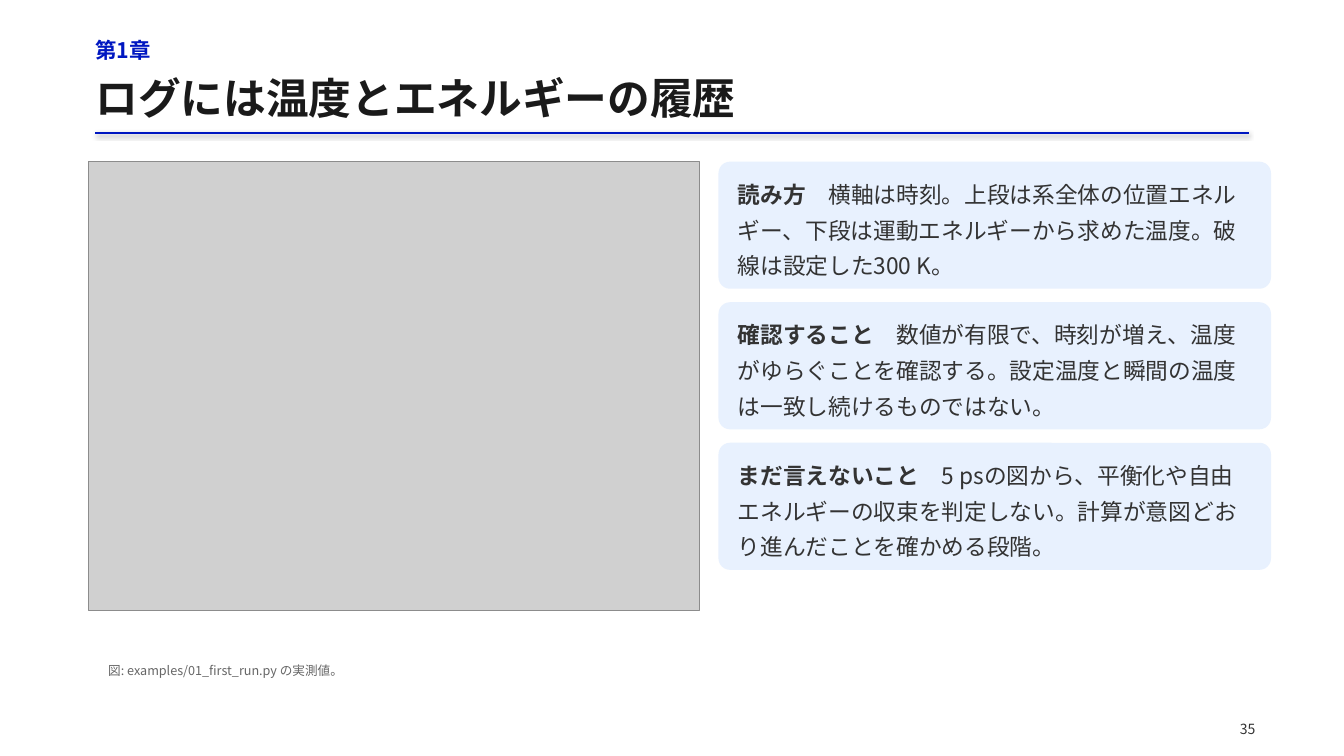
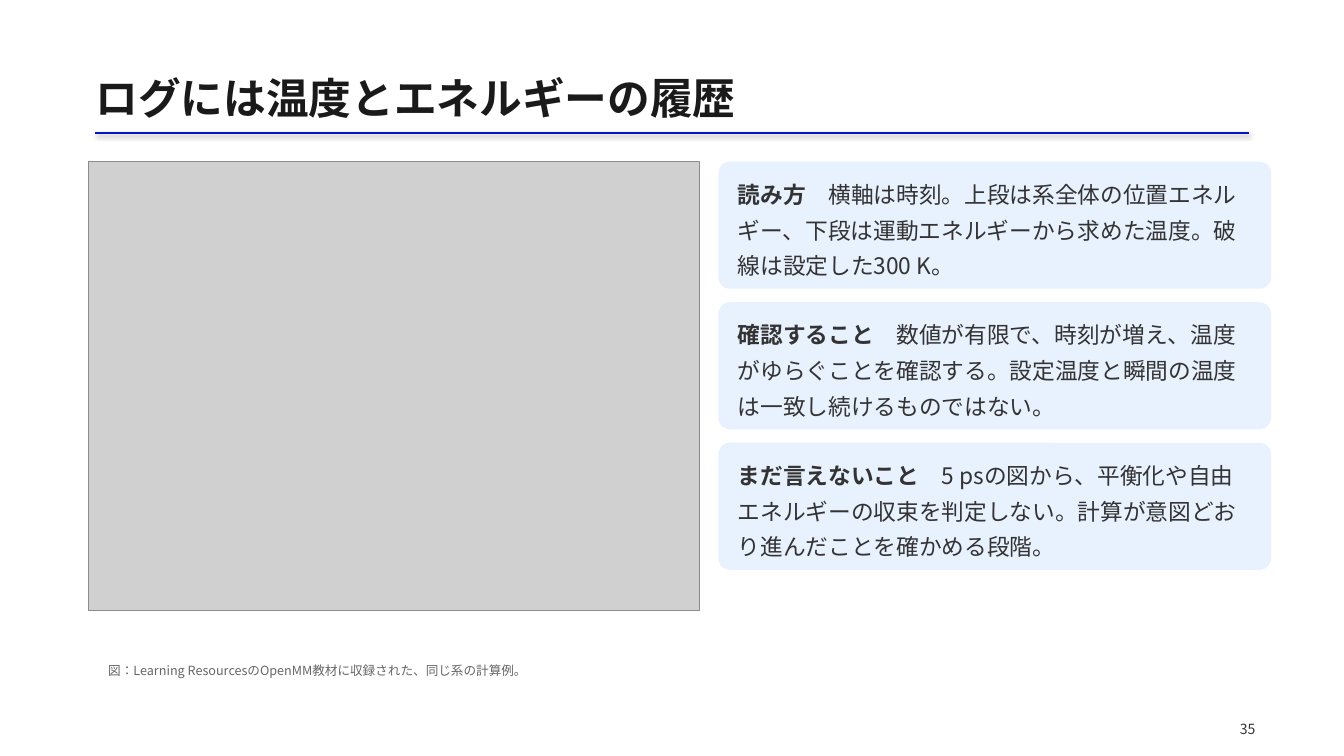
Before and after one commit to matsunagalab/lecture_bioinfo, a slide deck: slide 35 of 11_分子動力学シミュレーション/11_分子動力学シミュレーション.pptx. Drawn at 1344x756 pixels with LibreOffice and Linux fonts; fonts in the diff are those of the drawing; grey boxes stand for pictures. Boxes give left, top, right and bottom in pixels: in the first picture for what was removed or moved away, otherwise in the second. Text is boxed around its words. In the diff, an @@ line names an element or a change of style, - is before the commit and + after.

```diff
--- a/11_分子動力学シミュレーション/11_分子動力学シミュレーション.pptx
+++ b/11_分子動力学シミュレーション/11_分子動力学シミュレーション.pptx
@@ text removed at (95,39,150,60) @@
-第1章
@@ text at (108,664,527,678): text changed @@
-図: examples/01_first_run.py の実測値。
+図：Learning ResourcesのOpenMM教材に収録された、同じ系の計算例。
```
Also in this commit, not shown: 53 other slides changed, 4 slides added, 4 slides removed, 2 other files.
